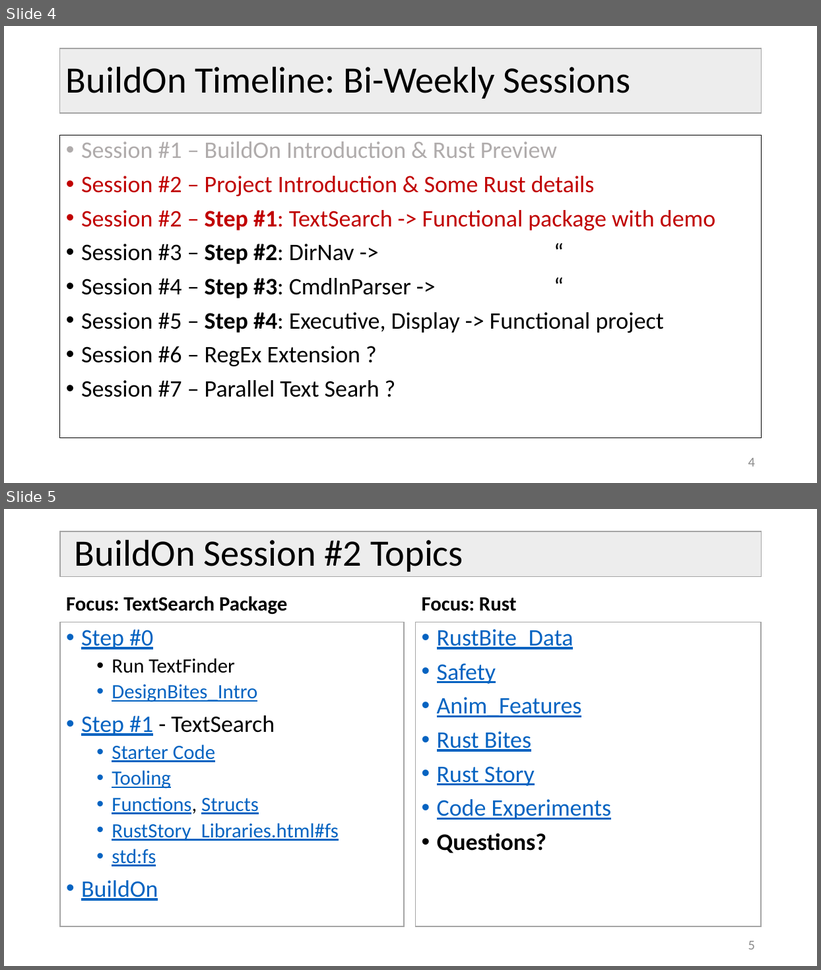
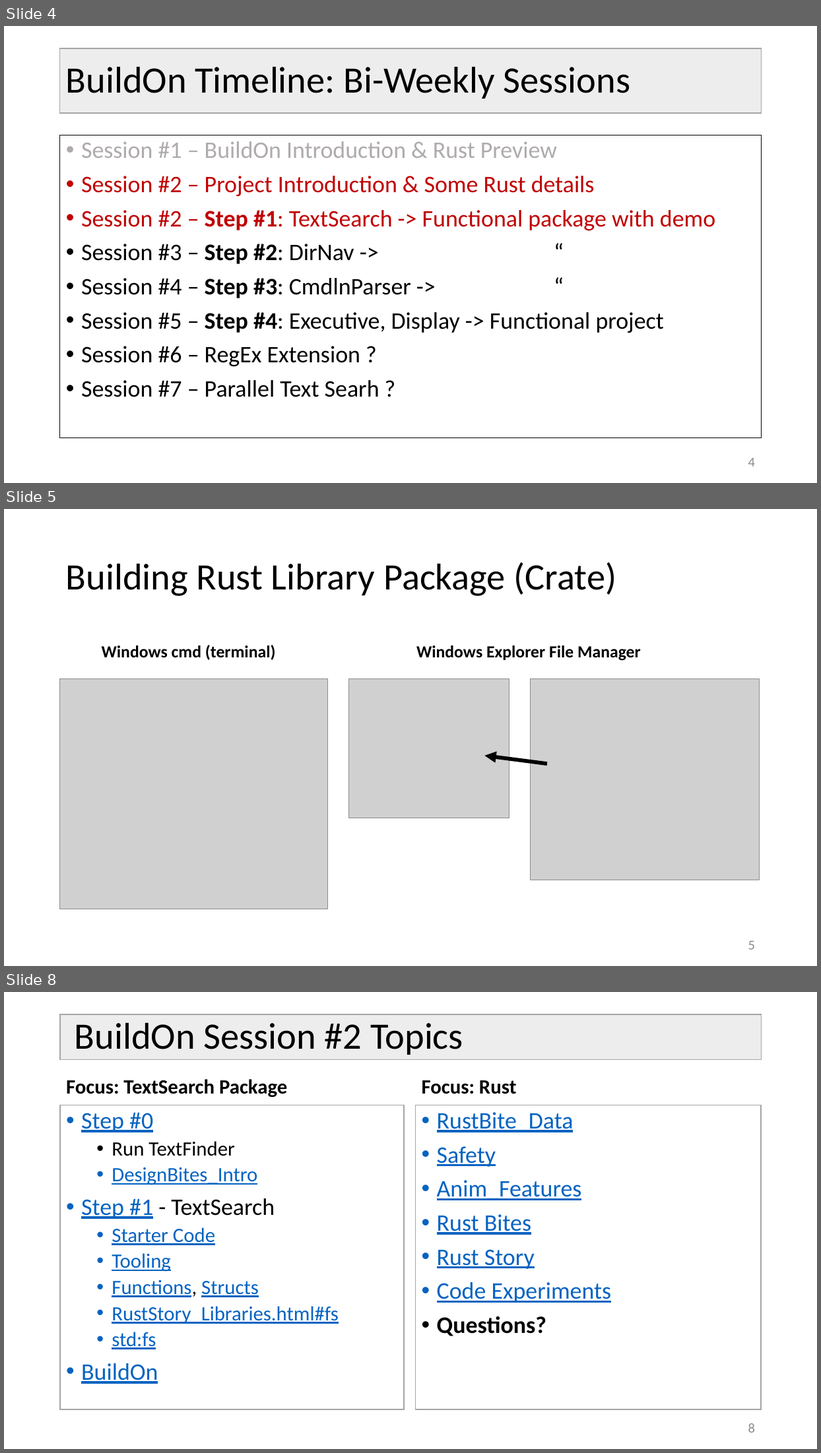
Before and after one commit to JimFawcett/JimFawcett.github.io, a slide deck: Resources/Build-On-2.pptx. Shown one above the other, each under a label of ours: slides 4 and 5 before the commit, slides 4, 5 and 8 after it; the slides between them are not shown. The pictures are 821x970 and 821x1453 pixels, drawn with LibreOffice and Linux fonts; fonts in the diff are those of the drawing; grey boxes stand for pictures. Boxes give left, top, right and bottom in pixels: in the first picture for what was removed or moved away, otherwise in the second. Text is boxed around its words. In the diff, an @@ line names an element or a change of style, - is before the commit and + after.

```diff
--- a/Resources/Build-On-2.pptx
+++ b/Resources/Build-On-2.pptx
@@ slide 5 added at (4, 509, 817, 966), background #FFFFFF @@
@@ title added at (66, 562, 617, 596), 44 pt, text #000000 @@
+Building Rust Library Package (Crate)
@@ text added at (102, 645, 276, 660), 20 pt, text #000000, bold @@
+Windows cmd (terminal)
@@ text added at (416, 646, 641, 661), 20 pt, text #000000, bold @@
+Windows Explorer File Manager
@@ picture added at (60, 679, 329, 909) @@
@@ picture added at (349, 679, 509, 819) @@
@@ picture added at (531, 679, 760, 881) @@
@@ arrow added from (547, 764) to (484, 756), #000000 4.5 pt @@
@@ page number added at (748, 941, 755, 950), 16 pt, text #8C8C8C @@
+5
@@ what was slide 5 is now slide 8 @@
@@ page number at (748, 1424, 755, 1433): text changed @@
-5
+8
```
Also in this commit, not shown: 2 other slides added, 9 other files.
